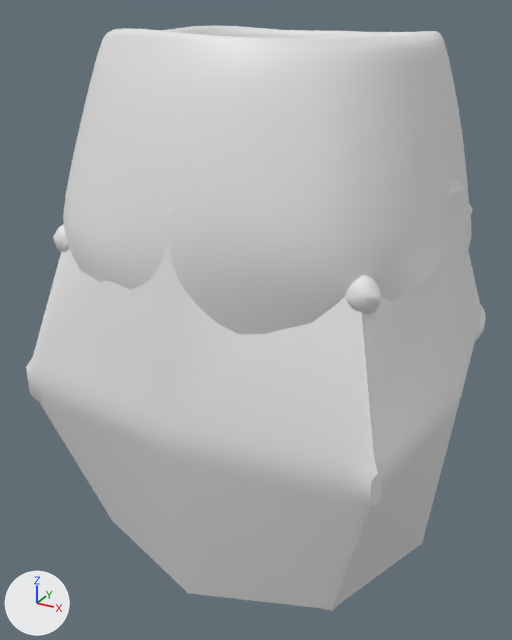
Before and after pictures for a commit that changed the FBX model .artsource/Pot.fbx.
Before and after are seen from a camera (50 mm lens) standing at (2.37, -4.63, 2.54) and looking at (-0.09, -0.15, 0.3). Lighting does not change. The marker at lower left points along +X, +Y and +Z.
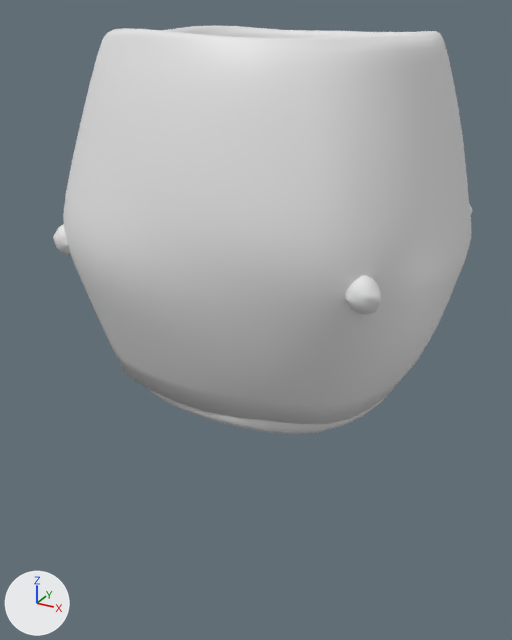
The newer file is also turned or shifted as a whole; pictures and numbers use the older file's frame.

Where the change shows, as pixel boxes (x1, y1, x2, y2) in the pictures (512 x 640 px):
'Cube', deleted
    before: (26, 181, 486, 611)
'lid.001', added
    after: (147, 388, 394, 434)

The change, as a diff of the scene's bpy script:
```diff
--- a/.artsource/Pot.fbx.py
+++ b/.artsource/Pot.fbx.py
@@ me_cube_004 @@
+me_cube_004.from_pydata(...)  # 1282 vertices, 1280 faces; spans x -1.01..1.03, y -1.01..1.02, z -1.16..-0.46
+me_cube_004.materials.append(mat_material_001)  # its picture is missing
@@ ob_cube @@
-ob_cube = bpy.data.objects.new('Cube', me_cube_002)
-ob_cube.location = (0.0, 0.0, 0.0)
@@ ob_lid_001 @@
+ob_lid_001 = bpy.data.objects.new('lid.001', me_cube_004)
+ob_lid_001.location = (0.0, -0.033, 0.964)
```
